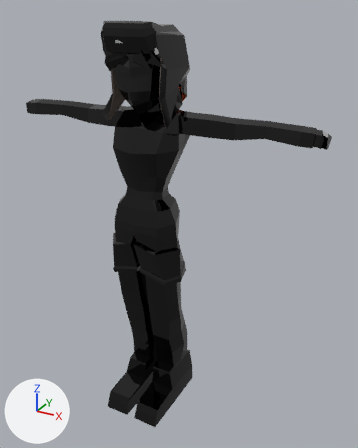
The glTF model frontend/public/glb/NPC_Woman_01.glb as it was, and as the next commit left it.
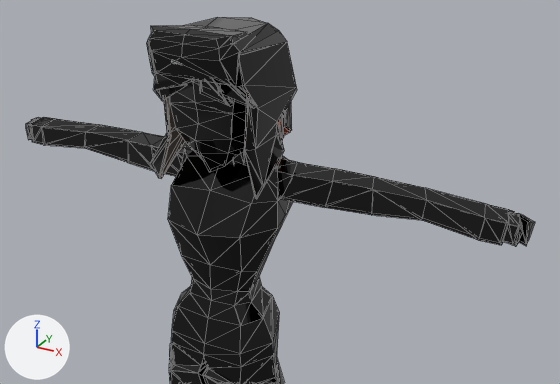
There are two pictures of each version: one whole from a 50 mm camera at (0.884, -1.446, 1.476) aimed at (0.088, 0.0, 0.753), one close up from a 50 mm camera at (0.782, -1.255, 1.718) aimed at (0.032, 0.11, 1.035). Arrows for +X, +Y and +Z are at lower left; the lights stay in place. The first two pictures are the older version. The close-ups show mesh edges as thin lines. Where no turn or scale is listed for an object, it has been applied to the vertices. Vertices at exactly the same position are counted once.

In view in the first close-up: 'NPC_Woman_1'.
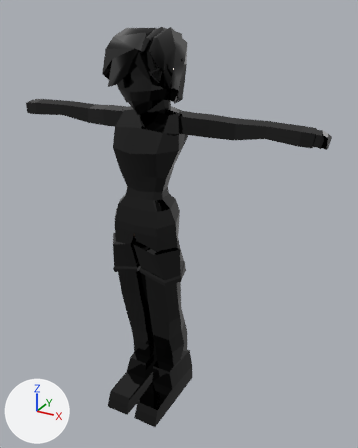
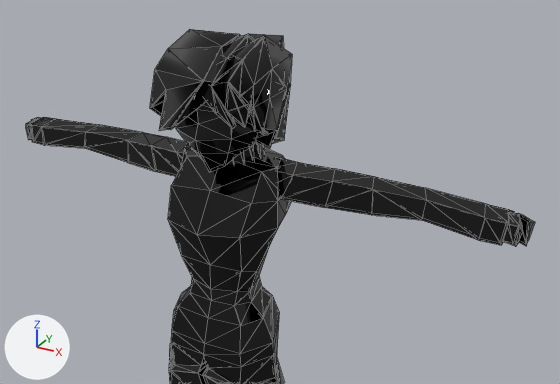
Changed parts and their boxes (x1, y1, x2, y2) in the close-ups (560 x 384 px):
'NPC_Woman_1', reshaped
    before: (26, 17, 535, 384)
    after: (26, 29, 535, 384)
part 1 of me_cube_007, rebuilt
    before: (146, 17, 297, 199)
    after: (150, 29, 243, 131)
part 2 of me_cube_007, rebuilt (not visible afterwards)
    before: (284, 100, 292, 131)
part 3 of me_cube_007, rebuilt (mostly hidden before)
    before: (281, 115, 284, 140)
    after: (272, 84, 291, 144)
part 4 of me_cube_007, added
    after: (219, 35, 292, 149)
part 5 of me_cube_007, added
    after: (204, 33, 284, 129)
part 6 of me_cube_007, reshaped (mostly hidden afterwards)
    before: (154, 72, 293, 290)
    after: (188, 81, 291, 290)

The change, as a list of edits to the scene's bpy script:
```text
Change me_cube_007:
    used by ob_npc_woman_1; location = (0.0, 0.0, 0.0)
    remove me_cube_007.from_pydata(...)  # 1274 vertices, 2468 faces; spans x -0.581..0.584, y -0.235..0.104, z -0.003..1.438
    add me_cube_007.from_pydata(...)  # 1406 vertices, 2736 faces; spans x -0.581..0.584, y -0.235..0.083, z -0.003..1.42
    me_cube_007 part 1: the loose piece of 124 vertices spanning x -0.13..0.124, y -0.19..0.078, z 1.126..1.438 is rebuilt with 60 vertices and now spans x -0.114..0.067, y -0.213..0.073, z 1.162..1.416, in mat_outline (black #000000)
    me_cube_007 part 2: the loose piece of 8 vertices spanning x 0.012..0.082, y 0.033..0.104, z 1.172..1.306 is rebuilt with 8 vertices and now spans x -0.008..0.083, y 0.016..0.078, z 1.18..1.295
    me_cube_007 part 3: the loose piece of 8 vertices spanning x 0.064..0.089, y 0.012..0.035, z 1.177..1.302 is rebuilt with 8 vertices and now spans x 0.051..0.101, y -0.009..0.04, z 1.174..1.307
    me_cube_007 part 4: a new loose piece of 56 vertices spanning x 0.037..0.118, y -0.168..0.063, z 1.193..1.419, in mat_outline (black #000000)
    me_cube_007 part 5: a new loose piece of 28 vertices spanning x 0.004..0.093, y -0.189..0.072, z 1.235..1.42, in mat_outline (black #000000)
    me_cube_007 part 6
    60 vertices are removed from x -0.091..0.121, y -0.168..0.1, z 1.124..1.361
    114 faces are deleted
    6 vertices in x -0.071..0.073, y 0.017..0.021, z 0.972..0.978 move by (0.0, -0.023, 0.0)
    5 vertices in x -0.092..0.094, y 0.055..0.058, z 1.128..1.142 move by (0.0, -0.013, 0.0)
    4 vertices in x -0.101..0.102, y 0.065..0.07, z 1.081..1.087 move by (0.0, -0.018, 0.0)
    15 vertices move from x -0.104..0.106, y -0.021..0.068, z 1.087..1.305 to x -0.104..0.105, y -0.009..0.066, z 1.086..1.311
    136 vertices are added at x -0.109..0.118, y -0.21..0.076, z 1.158..1.415
    282 new faces join them, mat_material_002 (black #000000)
    other edits to the shape of me_cube_007 do not show in these pictures
    remove me_cube_007.materials.append(mat_material_010)  # yellow #fde387
    remove me_cube_007.materials.append(mat_avatar00_1480514483207_976_949_698)  # brown #645a54
    remove me_cube_007.materials.append(mat_avatar00_1480514483207_400_557_302)  # white #ebf0ec
    remove me_cube_007.materials.append(mat_material_003)  # orange #e75520
    remove me_cube_007.materials.append(mat_material_012)  # orange #e75520
```
